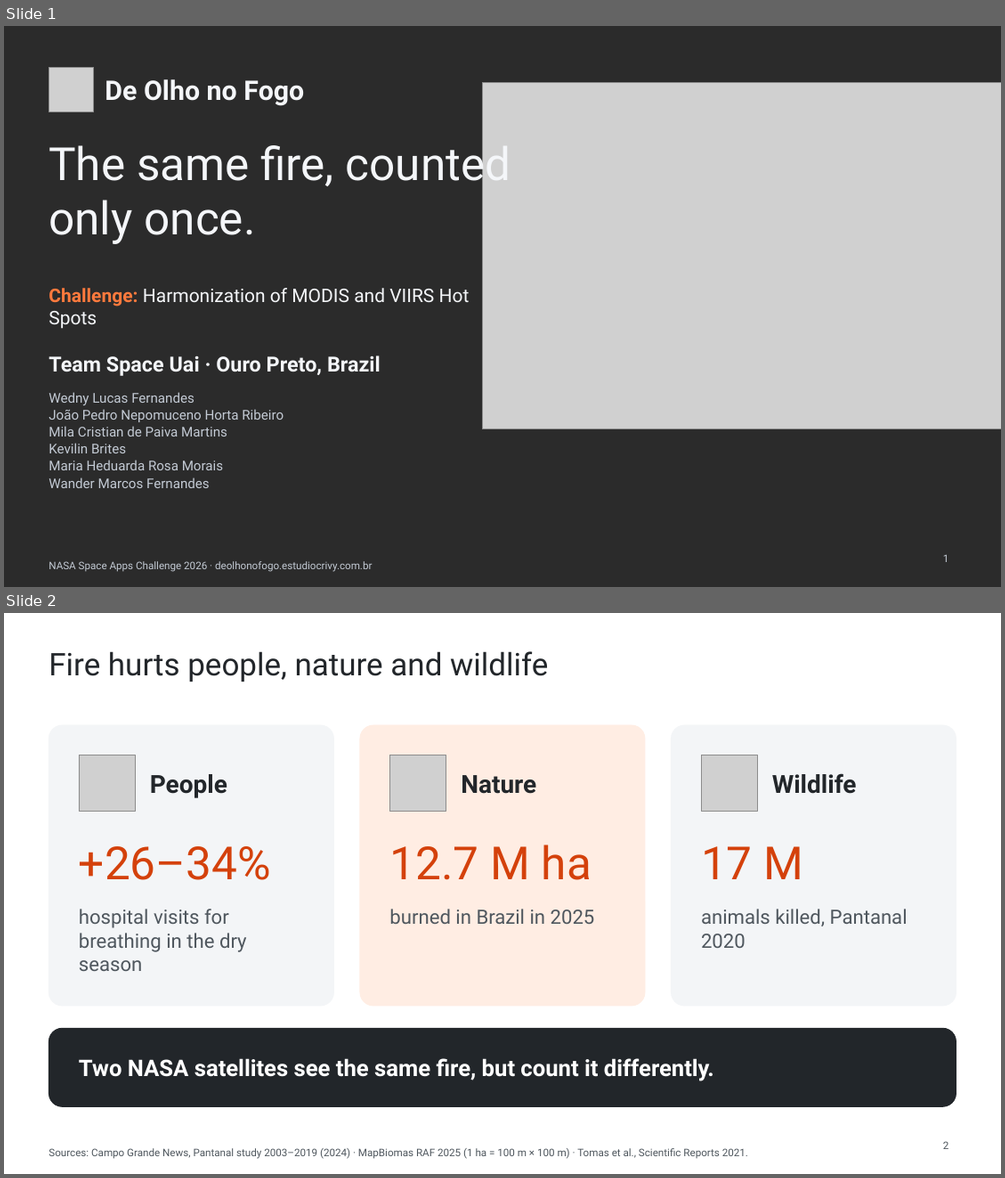
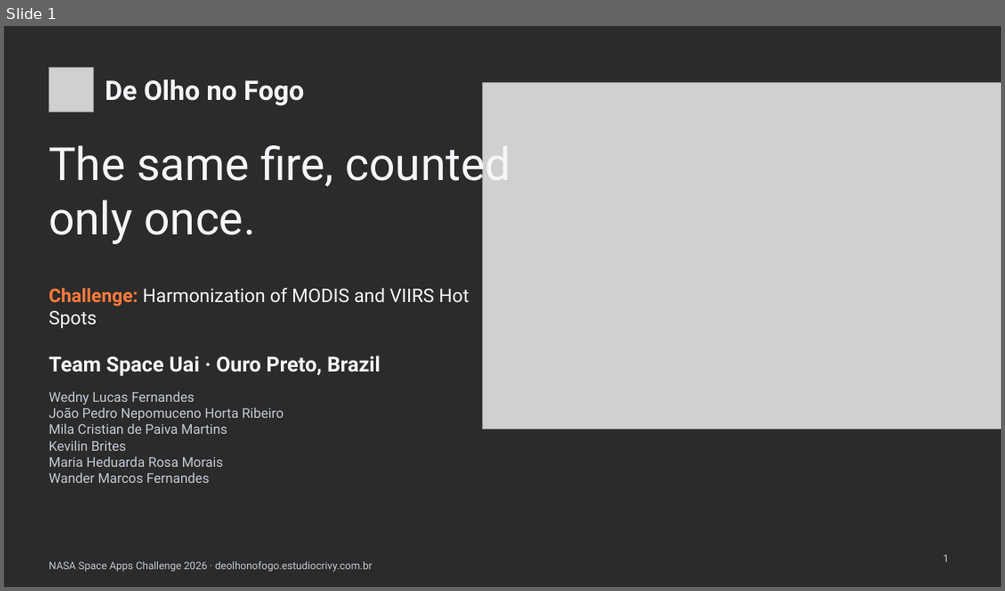
Before and after one commit to WednyFernandes/de-olho-no-fogo, a slide deck: public/apresentacao/de-olho-no-fogo-space-apps-2026-en.pptx. Shown one above the other, each under a label of ours: slides 1 and 2 before the commit, slide 1 after it. The pictures are 1005x1178 and 1005x591 pixels, drawn with LibreOffice and Linux fonts; fonts in the diff are those of the drawing; grey boxes stand for pictures; background and template pictures are left out; a plain dark background stands for a picture behind light text. Boxes give left, top, right and bottom in pixels: in the first picture for what was removed or moved away, otherwise in the second. Text is boxed around its words. In the diff, an @@ line names an element or a change of style, - is before the commit and + after.

```diff
--- a/public/apresentacao/de-olho-no-fogo-space-apps-2026-en.pptx
+++ b/public/apresentacao/de-olho-no-fogo-space-apps-2026-en.pptx
@@ slide 2 removed at [4,613,1001,1174], background #FFFFFF @@
@@ title removed at [48,651,548,682] @@
-Fire hurts people, nature and wildlife
@@ rounded rectangle removed at [48,725,334,1005] @@
@@ rounded rectangle removed at [360,725,645,1005] @@
@@ rounded rectangle removed at [671,725,956,1005] @@
@@ picture removed at [79,755,135,811] @@
@@ picture removed at [390,755,446,811] @@
@@ picture removed at [701,755,757,811] @@
@@ text removed at [150,774,227,798] @@
-People
@@ text removed at [461,775,536,794] @@
-Nature
@@ text removed at [772,773,857,794] @@
-Wildlife
@@ text removed at [79,846,271,880] @@
-+26–34%
@@ text removed at [389,844,591,880] @@
-12.7 M ha
@@ text removed at [701,846,803,879] @@
-17 M
@@ text removed at [79,908,247,971] @@
-hospital visits for breathing in the dry season
@@ text removed at [389,908,595,924] @@
-burned in Brazil in 2025
@@ text removed at [701,908,907,948] @@
-animals killed, Pantanal 2020
@@ rounded rectangle removed at [48,1028,956,1107] @@
@@ text removed at [79,1058,714,1081] @@
-Two NASA satellites see the same fire, but count it differently.
@@ page number removed at [943,1141,949,1149] @@
-2
@@ text removed at [48,1148,748,1159] @@
-Sources: Campo Grande News, Pantanal study 2003–2019 (2024) · MapBiomas RAF 2025 (1 ha = 100 m × 100 m) · Tomas et al., Scientific Reports 2021.
@@ slide 1 changed as well @@
@@ text "Wedny Lucas Fernandes" at [48,391,283,483]: line spacing 1.05 to 1 @@
```
Also in this commit, not shown: 5 other slides changed, 1 slide added, 10 other files.
